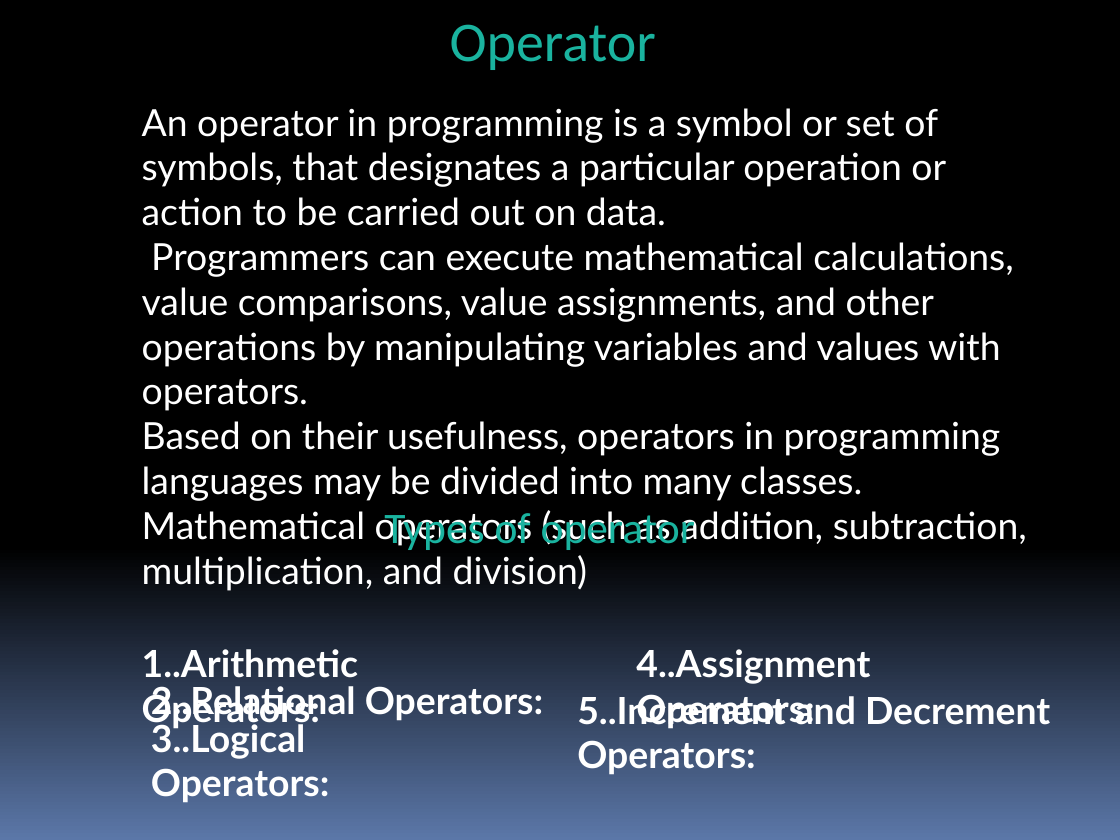
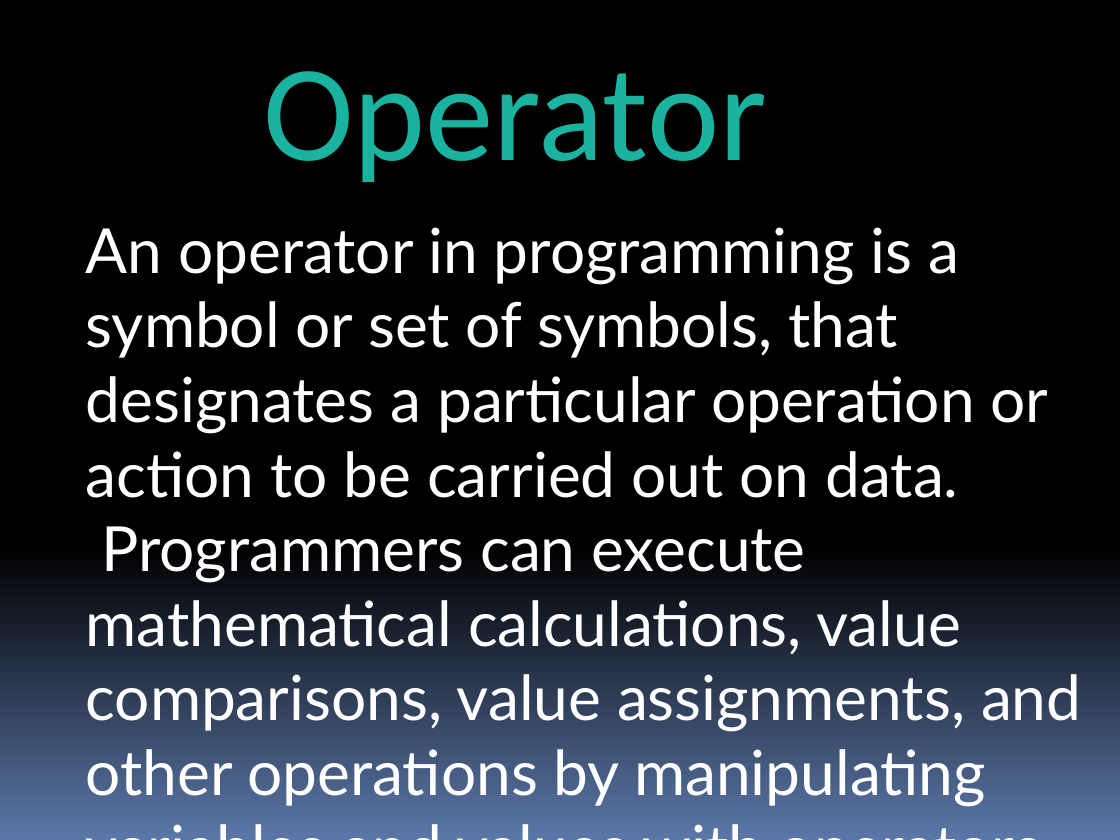
Before and after one commit to itsmechauhan/fit, a slide deck: slide 29 of gaibua.pptx (slide 14 before the commit). Drawn at 1120x840 pixels with LibreOffice and Linux fonts; fonts in the diff are those of the drawing. Boxes give left, top, right and bottom in pixels: in the first picture for what was removed or moved away, otherwise in the second. Text is boxed around its words. In the diff, an @@ line names an element or a change of style, - is before the commit and + after.

```diff
--- a/gaibua.pptx
+++ b/gaibua.pptx
@@ text "Operator" moved from (x1=450, y1=24, x2=656, y2=70) to (x1=263, y1=71, x2=767, y2=182) @@
@@ text "Operator" at (x1=263, y1=71, x2=767, y2=182): size 36 to 88 pt @@
@@ text "An operator in programming is ..." moved from (x1=142, y1=108, x2=1027, y2=591) to (x1=86, y1=227, x2=1081, y2=807) @@
@@ text "An operator in programming is ..." at (x1=86, y1=227, x2=1081, y2=807): size 24 to 40 pt @@
@@ text at (x1=142, y1=421, x2=1027, y2=591): paragraphs removed @@
-Based on their usefulness, operators in programming languages may be divided into many classes.
-Mathematical operators (such as addition, subtraction, multiplication, and division)
@@ text removed at (x1=384, y1=510, x2=695, y2=550) @@
-Types of operator
@@ text removed at (x1=142, y1=649, x2=359, y2=729) @@
-1..Arithmetic Operators:
@@ text removed at (x1=636, y1=649, x2=870, y2=729) @@
-4..Assignment Operators:
@@ text removed at (x1=151, y1=686, x2=543, y2=722) @@
-2..Relational Operators:
@@ text removed at (x1=151, y1=719, x2=329, y2=803) @@
-3..Logical Operators:
@@ text removed at (x1=577, y1=694, x2=1050, y2=775) @@
-5..Increment and Decrement Operators:
```
Also in this commit, not shown: 16 other slides changed, 23 slides added, 23 slides removed.
